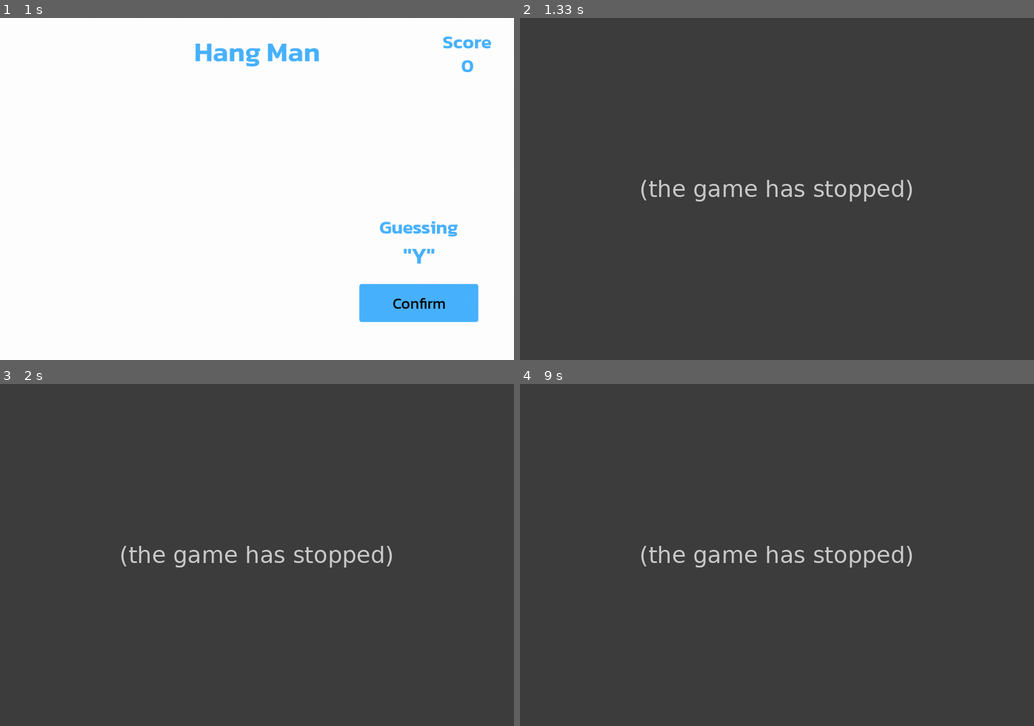
Above: before the commit, frames 1-4 (two rows, left to right).
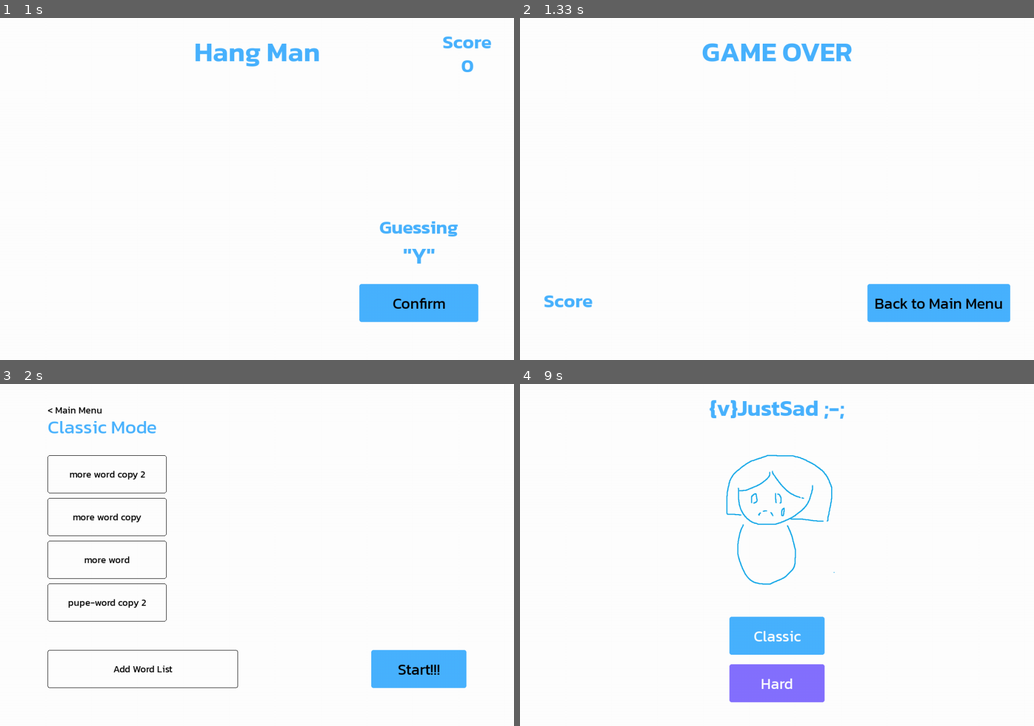
Above: after the commit, the same moments.

Repository: Wissanupong-Chanliem/WejustSad
Game: pygame game, started from src/main.py
The game is run twice, just before and just after one commit, with the same random seed, the same clock (stepped at 60 frames per second) and the same inputs.
Inputs (mouse positions are in pixels of both pictures, inside the frame that each line leads up to):
- Up to frame 1 (1 s): click "Classic" at 0.38 s; click "Start!!!" at 0.72 s
- Up to frame 2 (1.33 s): click "Confirm" at 1.05 s
- Up to frame 3 (2 s): click (447, 674) at 1.38 s; click "Classic" at 1.72 s
- Up to frame 4 (9 s): click "Start!!!" at 2.05 s; click (972, 684) at 2.38 s; click (869, 667) at 8.72 s

Frame 1 is identical in both runs. In frame 2, 100% of the frame differs, in the area x 0-100%, y 0-100%; in frame 3, 99%; in frame 4, 100%.
Error before the commit: KeyError: 'GameOver' (main.py line 196); the game stopped at 1.07 s (later frames are placeholders)

Commit message:
Update GameOver Page

Diff:
--- a/src/main.py
+++ b/src/main.py
@@ -124,7 +124,8 @@
         self.guess.render(self.screen_ref)
     def update(self, event: Event):
         if event.type == pygame.MOUSEBUTTONDOWN:
-            # Classic Mode button is clicked
+            # Confirm now is go to GameOverPage
+            # MenuBotton is ConfirmButton
             if self.menu_button.button_rect.collidepoint(pygame.mouse.get_pos()):
                 self.redirect_to("GameOver")
         if event.type == pygame.KEYDOWN:
@@ -134,7 +135,7 @@
                 self.guess.update_text("\""+self.current_key+"\"")
                 print(f"Current key: {self.current_key}")
 
-class GameOver(Page):
+class GameOverPage(Page):
     def __init__(self,screen:pygame.Surface,resources):
         Page.__init__(self,screen,resources)
         self.title_text = (
@@ -148,13 +149,18 @@
         )
         self.score = (
             Text(resources.fonts["Kanit-Bold-Regular-Size"],"Score",PUPE_CYAN)
-            .set_coordinate((self.screen_ref.get_width()-150,20))
+            .set_coordinate((50,self.screen_ref.get_height()-155))
         )
         self.current_key = ""
     def render(self):
         self.title_text.render(self.screen_ref)
         self.menu_button.render(self.screen_ref)
         self.score.render(self.screen_ref)
+    def update(self, event: Event):
+        if event.type == pygame.MOUSEBUTTONDOWN:
+            # Classic Mode button is clicked
+            if self.menu_button.button_rect.collidepoint(pygame.mouse.get_pos()):
+                self.redirect_to("MainMenu")
 
 
 class Game():
@@ -167,7 +173,8 @@
         self.pages:dict[str,Page] = {
             "MainMenu":MainMenuPage(self.screen,self.resources),
             "Topic":TopicPage(self.screen,self.resources),
-            "HangMan":HangManPage(self.screen,self.resources)
+            "HangMan":HangManPage(self.screen,self.resources),
+            "GameOver":GameOverPage(self.screen,self.resources)
         }
 
     def load_resource(self) -> Resource:
